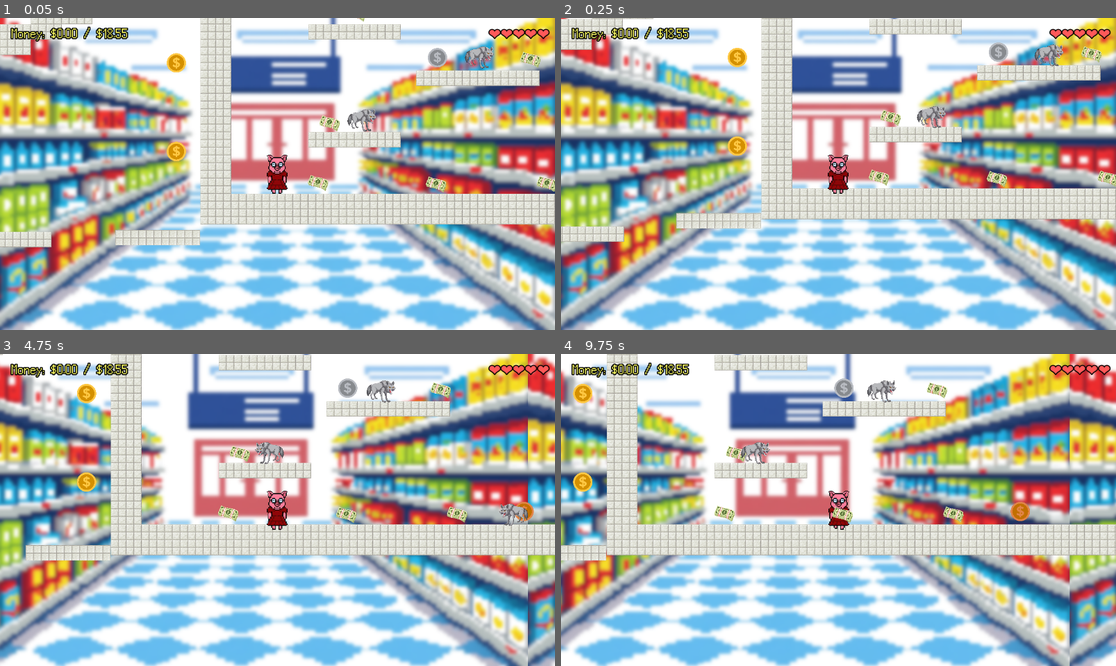
Above: before the commit, frames 1-4 (two rows, left to right).
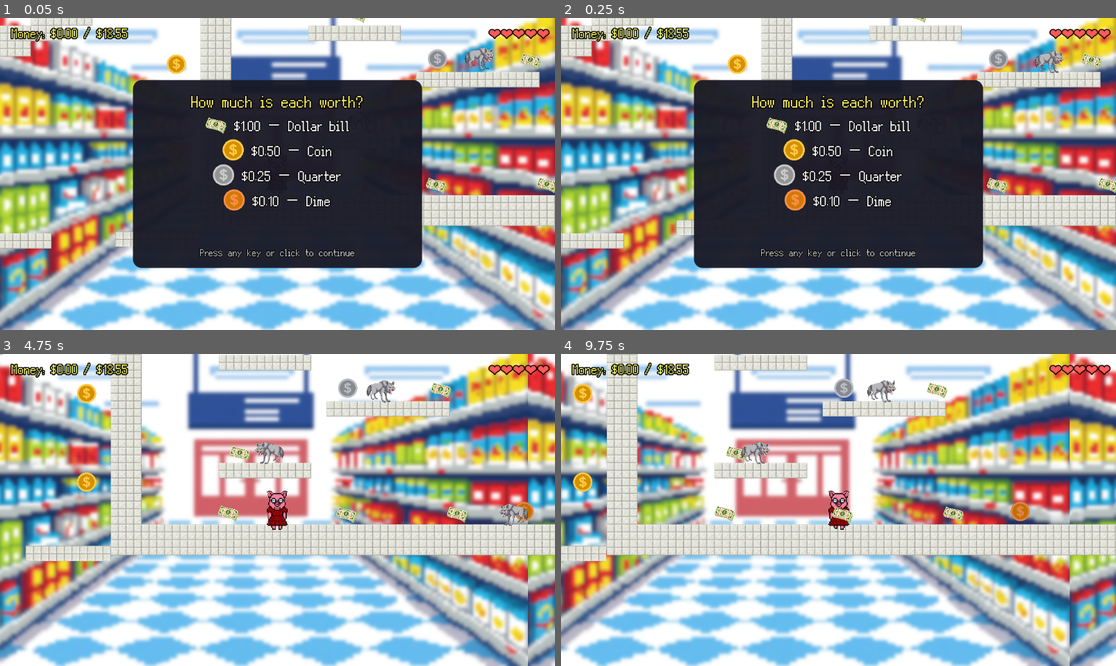
Above: after the commit, the same moments.

Repository: iamthewalrusz/supermarket-game
Game: Godot game, scene res://Scenes/market1.tscn
Same seed, same stepped clock (60 frames per second), same inputs: the game is played once before the commit and once after it. This scene is started directly instead of the project's main scene.
Inputs (mouse positions are in pixels of both pictures, inside the frame that each line leads up to):
- Up to frame 1 (0.05 s): no input
- Up to frame 2 (0.25 s): no input
- Up to frame 3 (4.75 s): tap Enter (ui_accept) at 0.5 s; move the mouse to (399, 494) at 0.52 s; hold Right (ui_right) 0.53-1.25 s; hold Enter (ui_accept) 0.53-1.25 s; click (399, 494) at 0.67 s; drag from (166, 525) to (344, 513) at 1.27 s; move the mouse to (333, 441) at 2.02 s; hold Left (ui_left) 2.03-2.75 s; hold Enter (ui_accept) 2.03-2.75 s; click (333, 441) at 2.17 s; drag from (249, 572) to (438, 513) at 2.77 s; move the mouse to (444, 556) at 3.52 s; hold Right (ui_right) 3.53-4.25 s; hold Enter (ui_accept) 3.53-4.25 s; click (444, 556) at 3.67 s; drag from (111, 463) to (455, 513) at 4.27 s
- Up to frame 4 (9.75 s): move the mouse to (866, 510) at 5.02 s; hold Right (ui_right) 5.03-5.75 s; hold Enter (ui_accept) 5.03-5.75 s; click (866, 510) at 5.17 s; drag from (755, 432) to (910, 388) at 5.77 s; move the mouse to (960, 494) at 6.52 s; hold Left (ui_left) 6.53-7.25 s; hold Enter (ui_accept) 6.53-7.25 s; click (960, 494) at 6.67 s; drag from (727, 525) to (649, 394) at 7.27 s; move the mouse to (894, 441) at 8.02 s; hold Right (ui_right) 8.03-8.75 s; hold Enter (ui_accept) 8.03-8.75 s; click (894, 441) at 8.17 s; drag from (810, 572) to (993, 510) at 8.77 s; move the mouse to (1005, 556) at 9.52 s; hold Left (ui_left) from 9.53 s (still down); hold Enter (ui_accept) from 9.53 s (still down); click (1005, 556) at 9.67 s

The runs differ from the first frame. In frame 1, 34% of the frame differs, in the area x 0-100%, y 0-81%; in frame 2, 37%; in frame 3, 0.2%; in frame 4, 0.1%.

Commit message:
market1: pop-up

Diff:
--- a/Scenes/market1.tscn
+++ b/Scenes/market1.tscn
@@ -51,6 +51,13 @@
 "speed": 5.0
 }]
 
+[sub_resource type="StyleBoxFlat" id="popup_style"]
+bg_color = Color(0.1, 0.1, 0.15, 0.96)
+corner_radius_top_left = 18
+corner_radius_top_right = 18
+corner_radius_bottom_right = 18
+corner_radius_bottom_left = 18
+
 [sub_resource type="RectangleShape2D" id="RectangleShape2D_1xwnf"]
 size = Vector2(5468, 20)
 
@@ -289,6 +296,58 @@
 grow_vertical = 2
 color = Color(0, 0, 0, 0.4)
 
+[node name="ValuePopup" type="Panel" parent="CanvasLayer/UI" unique_id=876543219]
+visible = false
+layout_mode = 1
+anchors_preset = 8
+anchor_left = 0.5
+anchor_top = 0.5
+anchor_right = 0.5
+anchor_bottom = 0.5
+offset_left = -300.0
+offset_top = -195.0
+offset_right = 300.0
+offset_bottom = 195.0
+grow_horizontal = 2
+grow_vertical = 2
+theme_override_styles/panel = SubResource("popup_style")
+
+[node name="Content" type="VBoxContainer" parent="CanvasLayer/UI/ValuePopup" unique_id=876543224]
+layout_mode = 1
+anchors_preset = 15
+anchor_right = 1.0
+anchor_bottom = 1.0
+offset_left = 24.0
+offset_top = 24.0
+offset_right = -24.0
+offset_bottom = -24.0
+grow_horizontal = 2
+grow_vertical = 2
+theme_override_constants/separation = 14
+
+[node name="ValueTitle" type="Label" parent="CanvasLayer/UI/ValuePopup/Content" unique_id=876543220]
+layout_mode = 2
+theme_override_colors/font_color = Color(1, 0.95, 0.4, 1)
+theme_override_colors/font_outline_color = Color(0, 0, 0, 1)
+theme_override_constants/outline_size = 8
+theme_override_font_sizes/font_size = 32
+text = "How much is each worth?"
+horizontal_alignment = 1
+
+[node name="Rows" type="VBoxContainer" parent="CanvasLayer/UI/ValuePopup/Content" unique_id=876543221]
+layout_mode = 2
+size_flags_vertical = 3
+theme_override_constants/separation = 8
+
+[node name="ContinueHint" type="Label" parent="CanvasLayer/UI/ValuePopup/Content" unique_id=876543222]
+layout_mode = 2
+theme_override_colors/font_color = Color(0.8, 0.8, 0.8, 1)
+theme_override_colors/font_outline_color = Color(0, 0, 0, 1)
+theme_override_constants/outline_size = 5
+theme_override_font_sizes/font_size = 20
+text = "Press any key or click to continue"
+horizontal_alignment = 1
+
 [node name="Killzone" type="Area2D" parent="." unique_id=1895206066]
 collision_mask = 2
 
@@ -297,4 +356,5 @@
 shape = SubResource("RectangleShape2D_1xwnf")
 
 [connection signal="gui_input" from="CanvasLayer/UI/Blocker" to="." method="_on_blocker_gui_input"]
+[connection signal="gui_input" from="CanvasLayer/UI/ValuePopup" to="." method="_on_value_popup_gui_input"]
 [connection signal="body_entered" from="Killzone" to="." method="_on_player_fell"]
--- a/Scripts/market_1.gd
+++ b/Scripts/market_1.gd
@@ -7,6 +7,8 @@
 @onready var blocker: ColorRect = $CanvasLayer/UI/Blocker
 @onready var money_array: Node = $Money
 @onready var parallax_bg: Sprite2D = $Player/Camera2D/Background
+@onready var value_popup: Panel = $CanvasLayer/UI/ValuePopup
+@onready var value_rows: VBoxContainer = $CanvasLayer/UI/ValuePopup/Content/Rows
 
 # Parallax: the background scrolls at this fraction of the camera's speed (0 = static).
 const BG_PARALLAX_FACTOR: float = 0.3
@@ -51,6 +53,9 @@
 
 	_update_money()
 	_setup_parallax()
+
+	# Show the "how much is each worth?" popup at the start of the level.
+	_show_value_popup()
 
 
 # Returns how many cents this pickup is worth. Coins are $0.50, everything
@@ -90,6 +95,12 @@
 
 
 func _process(_delta: float) -> void:
+	# While the "how much is each worth?" popup is up, Space/Enter dismisses it.
+	if value_popup.visible:
+		if Input.is_action_just_pressed("ui_accept"):
+			_dismiss_value_popup()
+		return
+
 	# Press Space while standing on a money pickup to collect it.
 	if Input.is_action_just_pressed("ui_accept"):
 		_try_collect_nearby()
@@ -186,6 +197,79 @@
 		player.set_physics_process(false)
 
 
+func _unfreeze_player() -> void:
+	var player := get_node_or_null("Player") as CharacterBody2D
+	if player:
+		player.set_physics_process(true)
+
+
+# Shows the "how much is each worth?" popup and pauses the player.
+func _show_value_popup() -> void:
+	_build_value_rows()
+	value_popup.visible = true
+	_freeze_player()
+
+
+func _dismiss_value_popup() -> void:
+	if not value_popup.visible:
+		return
+	value_popup.visible = false
+	_unfreeze_player()
+
+
+# Fills the popup with one row per money type, each showing its sprite and value.
+func _build_value_rows() -> void:
+	for child in value_rows.get_children():
+		child.queue_free()
+
+	var entries: Array = [
+		["res://Assets/Sprites/money.png", "%s — Dollar bill" % _format_money(MONEY_VALUE_CENTS)],
+		["res://Assets/Sprites/coin.png", "%s — Coin" % _format_money(COIN_VALUE_CENTS)],
+		["res://Assets/Sprites/quarter.png", "%s — Quarter" % _format_money(QUARTER_VALUE_CENTS)],
+		["res://Assets/Sprites/dime.png", "%s — Dime" % _format_money(DIME_VALUE_CENTS)],
+	]
+
+	for entry in entries:
+		value_rows.add_child(_make_value_row(entry[0], entry[1]))
+
+
+# Creates a single sprite + label row for the popup.
+func _make_value_row(texture_path: String, label_text: String) -> HBoxContainer:
+	var row := HBoxContainer.new()
+	row.alignment = BoxContainer.ALIGNMENT_CENTER
+	row.add_theme_constant_override("separation", 16)
+
+	var tex_rect := TextureRect.new()
+	tex_rect.texture = load(texture_path)
+	tex_rect.custom_minimum_size = Vector2(44, 44)
+	tex_rect.expand_mode = TextureRect.EXPAND_IGNORE_SIZE
+	tex_rect.stretch_mode = TextureRect.STRETCH_KEEP_ASPECT_CENTERED
+	row.add_child(tex_rect)
+
+	var label := Label.new()
+	label.text = label_text
+	label.vertical_alignment = VERTICAL_ALIGNMENT_CENTER
+	label.add_theme_font_size_override("font_size", 28)
+	label.add_theme_color_override("font_color", Color.WHITE)
+	label.add_theme_color_override("font_outline_color", Color.BLACK)
+	label.add_theme_constant_override("outline_size", 6)
+	row.add_child(label)
+
+	return row
+
+
+func _unhandled_input(event: InputEvent) -> void:
+	if not value_popup.visible:
+		return
+	if event is InputEventKey and event.pressed:
+		_dismiss_value_popup()
+
+
+func _on_value_popup_gui_input(event: InputEvent) -> void:
+	if event is InputEventMouseButton and event.pressed:
+		_dismiss_value_popup()
+
+
 func _on_blocker_gui_input(event: InputEvent) -> void:
 	if event is InputEventMouseButton and event.pressed and win_label.visible and not dead:
 		SceneTransition.fade_to("res://Scenes/menu.tscn")
